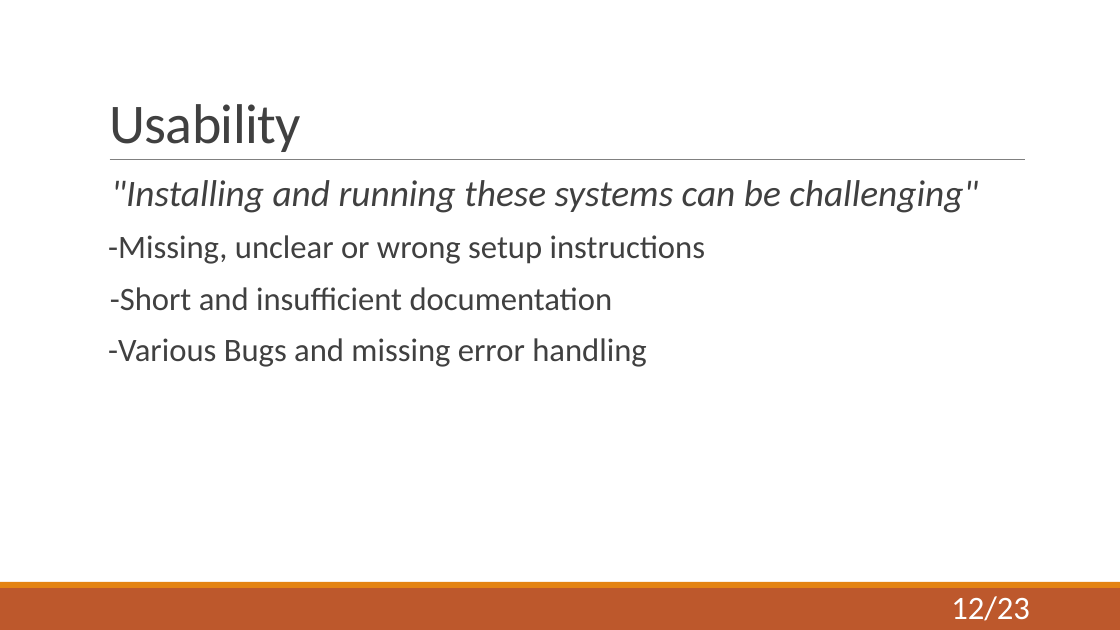
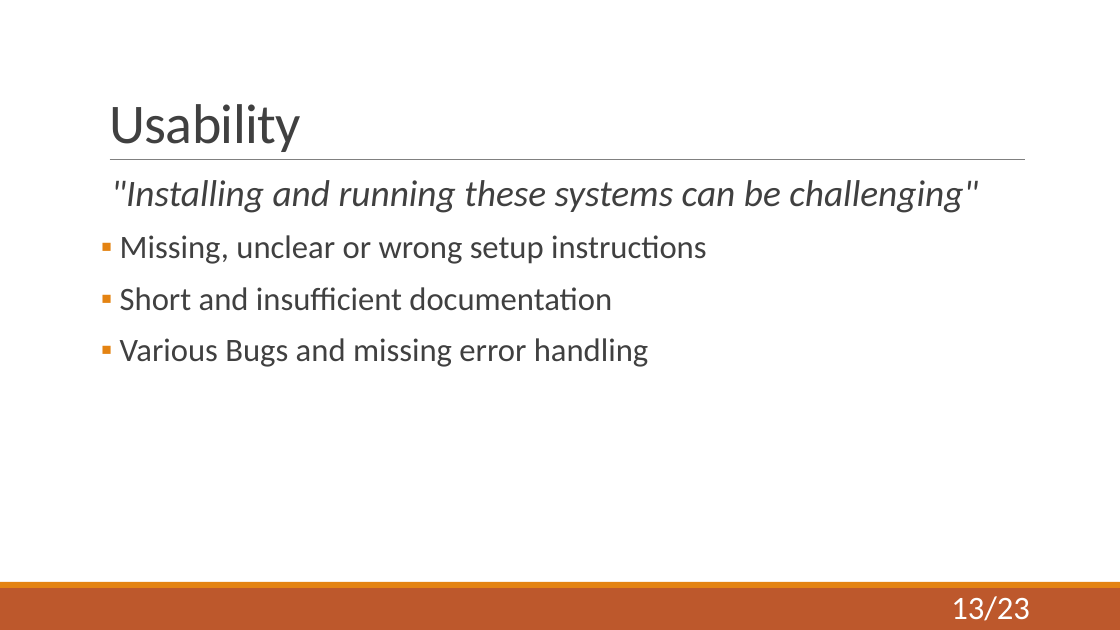
Before and after one commit to niklasUPB/thesis, a slide deck: slide 13 of thesis/Abschlussvortrag.pptx (slide 12 before the commit). Drawn at 1120x630 pixels with LibreOffice and Linux fonts; fonts in the diff are those of the drawing. Boxes give left, top, right and bottom in pixels: in the first picture for what was removed or moved away, otherwise in the second. Text is boxed around its words. In the diff, an @@ line names an element or a change of style, - is before the commit and + after.

```diff
--- a/thesis/Abschlussvortrag.pptx
+++ b/thesis/Abschlussvortrag.pptx
@@ text at bbox=[120, 235, 706, 367]: text changed @@
--Missing, unclear or wrong setup instructions
-  -Short and insufficient documentation
--Various Bugs and missing error handling
+▪ Missing, unclear or wrong setup instructions
+▪ Short and insufficient documentation
+▪ Various Bugs and missing error handling
@@ page number at bbox=[951, 596, 1030, 621]: text changed @@
-12/23
+13/23
```
Also in this commit, not shown: 12 other slides changed, 1 slide removed.
